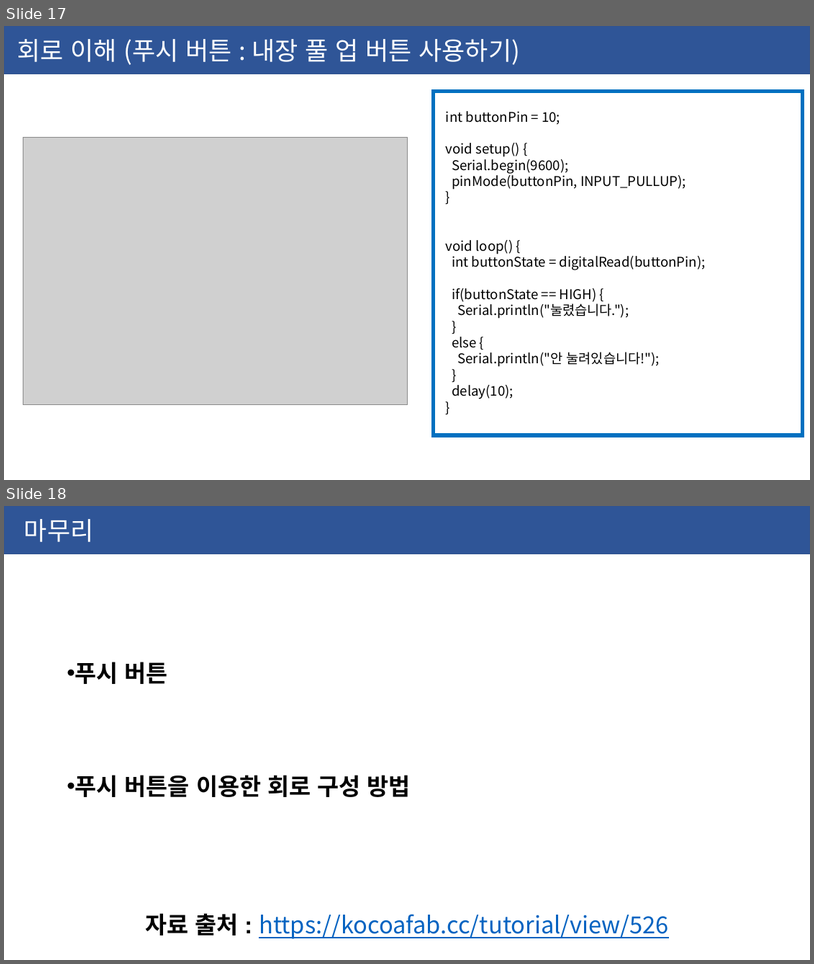
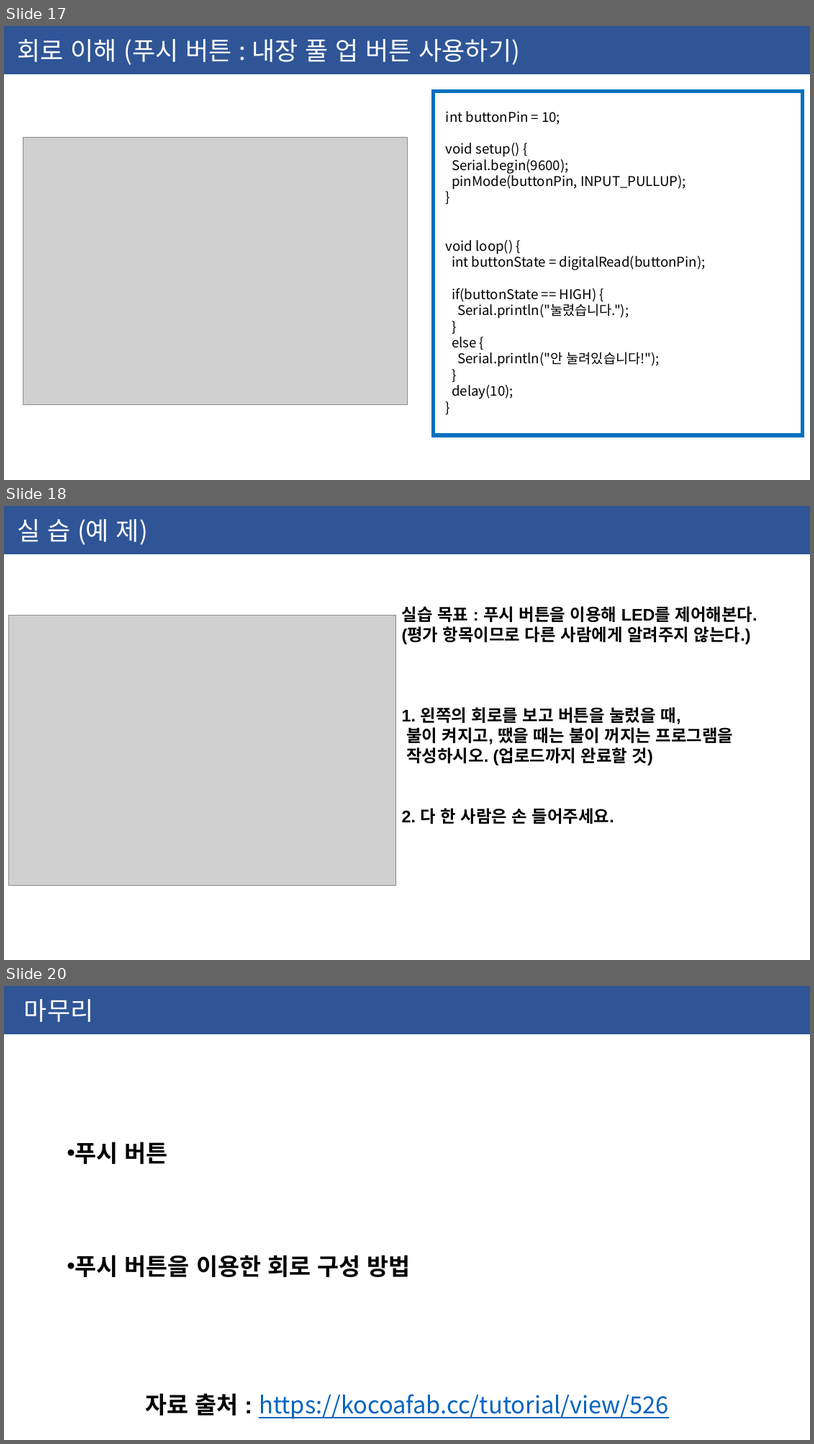
Before and after one commit to ssjf409/2020-yeonsu-highschool, a slide deck: 2020-06-03-연수고.pptx. Shown one above the other, each under a label of ours: slides 17 and 18 before the commit, slides 17, 18 and 20 after it; the slides between them are not shown. The pictures are 814x964 and 814x1444 pixels, drawn with LibreOffice and Linux fonts; fonts in the diff are those of the drawing; grey boxes stand for pictures. Boxes give left, top, right and bottom in pixels: in the first picture for what was removed or moved away, otherwise in the second. Text is boxed around its words. In the diff, an @@ line names an element or a change of style, - is before the commit and + after.

```diff
--- a/2020-06-03-연수고.pptx
+++ b/2020-06-03-연수고.pptx
@@ slide 18 added at <box>4,506,810,960</box>, background #FFFFFF @@
@@ rectangle added at <box>4,506,810,554</box>, fill #2F5597, outline #325491 1 pt, 30 pt, text #FFFFFF @@
+실 습 (예 제)
@@ text added at <box>402,606,758,824</box>, 20 pt, text #000000, bold @@
+실습 목표 : 푸시 버튼을 이용해 LED를 제어해본다.
+(평가 항목이므로 다른 사람에게 알려주지 않는다.)
+1. 왼쪽의 회로를 보고 버튼을 눌렀을 때,
+불이 켜지고, 땠을 때는 불이 꺼지는 프로그램을
+작성하시오. (업로드까지 완료할 것)
+2. 다 한 사람은 손 들어주세요.
@@ picture added at <box>9,615,396,885</box> @@
@@ what was slide 18 is now slide 20 @@
```
Also in this commit, not shown: 1 slide changed, 1 other slide added.
